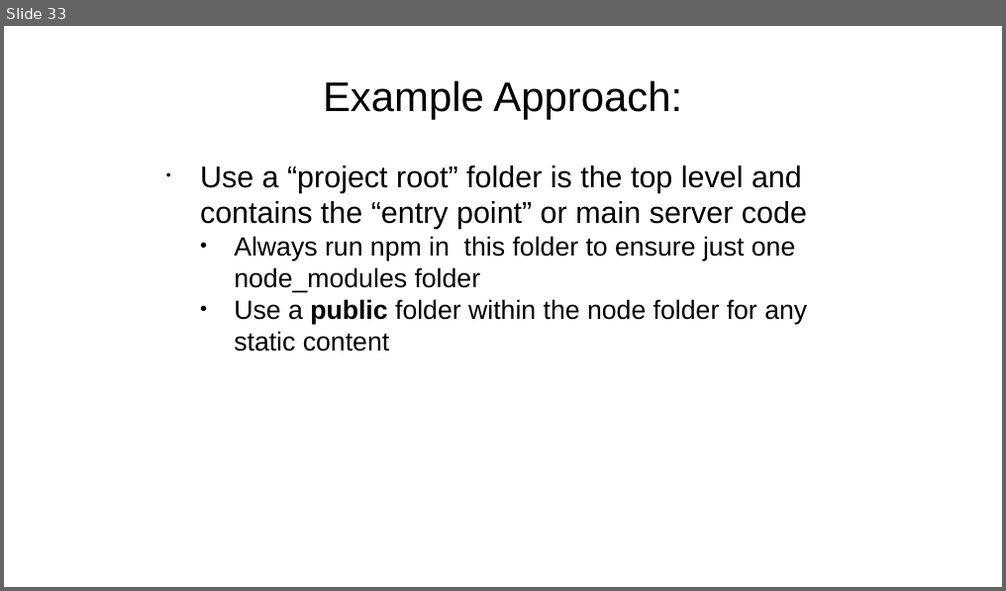
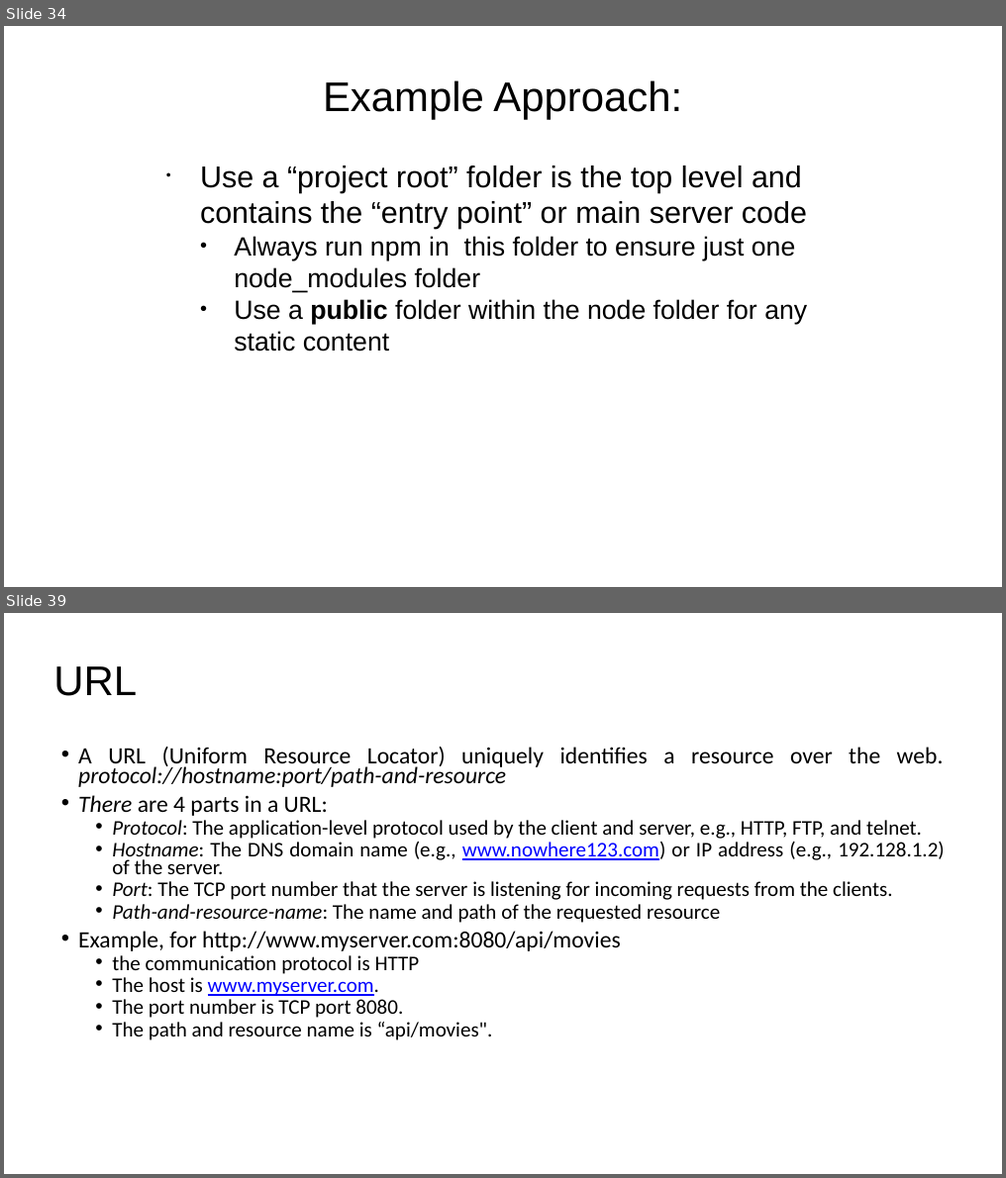
Before and after one commit to diarmuidoconnor/wad2, a slide deck: topic07/talk-1/node-2019.pptx. Shown one above the other, each under a label of ours: slide 33 before the commit, slides 34 and 39 after it; the slides between them are not shown. The pictures are 1006x591 and 1006x1178 pixels, drawn with LibreOffice and Linux fonts; fonts in the diff are those of the drawing. Boxes give left, top, right and bottom in pixels: in the first picture for what was removed or moved away, otherwise in the second. Text is boxed around its words. In the diff, an @@ line names an element or a change of style, - is before the commit and + after.

```diff
--- a/topic07/talk-1/node-2019.pptx
+++ b/topic07/talk-1/node-2019.pptx
@@ slide 39 added at box(4, 613, 1002, 1174), background #FFFFFF @@
@@ title added at box(54, 666, 137, 696), 44 pt, text #000000 @@
+URL
@@ text added at box(78, 747, 944, 1041), 22 pt, text #000000 @@
+• A URL (Uniform Resource Locator) uniquely identifies a resource over the web. protocol://hostname:port/path-and-resource
+• There are 4 parts in a URL:
+  • Protocol: The application-level protocol used by the client and server, e.g., HTTP, FTP, and telnet.
+  • Hostname: The DNS domain name (e.g., www.nowhere123.com) or IP address (e.g., 192.128.1.2) of the server.
+  • Port: The TCP port number that the server is listening for incoming requests from the clients.
+  • Path-and-resource-name: The name and path of the requested resource
+• Example, for http://www.myserver.com:8080/api/movies
+  • the communication protocol is HTTP
+  • The host is www.myserver.com.
+  • The port number is TCP port 8080.
+  • The path and resource name is “api/movies".
@@ what was slide 33 is now slide 34 @@
```
Also in this commit, not shown: 4 slides changed, 20 other slides added, 19 other files.
